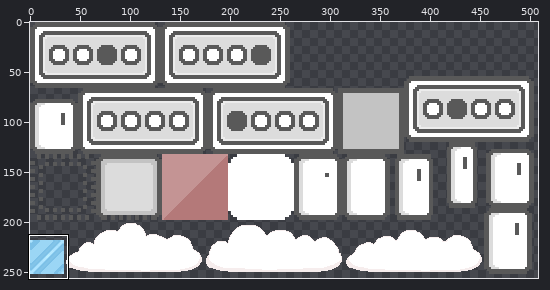
Two versions of one sprite sheet, android/assets/game.png. The first picture is a wide view before the edit; the outline marks the close-up.
Close-up. Before:
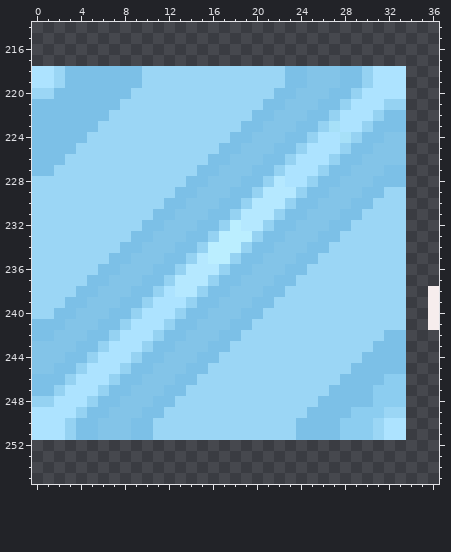
The file is 512x256 pixels. Colours within 5 levels of each other are drawn and written as one. Shown: x 0..36, y 214..255. The wide view leaves out empty margins.
New version:
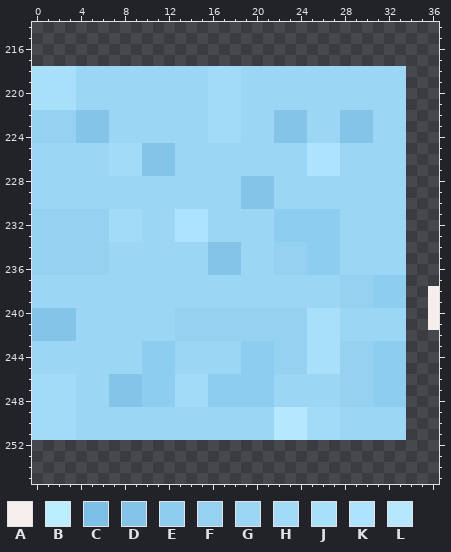
Palette (. is transparent): A #f6eded  B #bbeeff  C #7cc0e7  D #83c4e8  E #8ccdf0  F #95d2f2  G #9bd6f5  H #a1dbf7  J #a7e0f8  K #ade3ff  L #b5e8ff
Difference:
@@ x 0..36 @@
 217 .....................................
-218 KKGCCCCCCCGGGGGGGGGGGGGCCDDDCCFKKK...
-219 KKGCCCCCCCGGGGGGGGGGGGGCCDDDCCFKKK...
-220 GGCCCCCCCGGGGGGGGGGGGGCCDDDCCFKKKK...
-221 CCCCCCCCGGGGGGGGGGGGGCCDDDCCFKKKFF...
-222 CCCCCCCGGGGGGGGGGGGGCCDDDCCFKKKFCC...
-223 CCCCCCGGGGGGGGGGGGGCCDDDCCFJKKFCCC...
-224 CCCCCGGGGGGGGGGGGGCCDDDCCFKKJFCCDD...
-225 CCCCGGGGGGGGGGGGGCCDDDCCFKKKFCCDDD...
-226 CCCGGGGGGGGGGGGGCCDDDCCFKKKFCCDDDD...
-227 CCGGGGGGGGGGGGGCCDDDCCFKKKFCCDDDCC...
-228 GGGGGGGGGGGGGGCCDDDCCFLKKFCCDDDCCC...
-229 GGGGGGGGGGGGGCCDDDCCFLLLFCCDDDCCGG...
-230 GGGGGGGGGGGGCCDDDCCFLLLFCCDDDCCGGG...
-231 GGGGGGGGGGGCCDDDCCFLLLFCCDDDCCGGGG...
-232 GGGGGGGGGGCCDDDCCFBLLFCCDDDCCGGGGG...
-233 GGGGGGGGGCCDDDCCFBBBFCCDDDCCGGGGGG...
-234 GGGGGGGGCCDDDCCFBBBFCCDDDCCGGGGGGG...
-235 GGGGGGGCCDDDCCFLBBFCCDDDCCGGGGGGGG...
-236 GGGGGGCCDDDCCFLLLFCCDDDCCGGGGGGGGG...
-237 GGGGGCCDDDCCFLLLFCCDDDCCGGGGGGGGGG...
-238 GGGGCCDDDCCFKLLFCCDDDCCGGGGGGGGGGG..A
-239 GGGCCDDDCCFKKKFCCDDDCCGGGGGGGGGGGG..A
-240 GGCCDDDCCFKKKFCCDDDCCGGGGGGGGGGGGG..A
-241 CCCDDDCCFKKKFCCDDDCCGGGGGGGGGGGGGG..A
-242 CCDDDCCFKKKFCCDDDCCGGGGGGGGGGGGGCC...
-243 DDDDCCFKKKFCCDDDCCGGGGGGGGGGGGGCCC...
-244 DDDCCFKKKFCCDDDCCGGGGGGGGGGGGGCCCC...
-245 DDCCFKKKFCCDDDCCGGGGGGGGGGGGGCCCCC...
-246 CCCFKKKFCCDDDCCGGGGGGGGGGGGGCCCCEE...
-247 CCFKKKFCCDDDCCGGGGGGGGGGGGGCCCCEEE...
-248 FFKKKFCCDDDCCGGGGGGGGGGGGGCCCCCEEE...
-249 KKKKFCCDDDCCGGGGGGGGGGGGGCCCCEEEGG...
-250 KKKFCCDDDCCGGGGGGGGGGGGGCCCCEEEGKK...
-251 KKKFCCDDDCCGGGGGGGGGGGGGCCCCEEEGKK...
+218 JJJJGGGGGGGGGGGGHHHGGGGGGGGGGGGGGG...
+219 JJJJGGGGGGGGGGGGHHHGGGGGGGGGGGGGGG...
+220 JJJJGGGGGGGGGGGGHHHGGGGGGGGGGGGGGG...
+221 JJJJGGGGGGGGGGGGHHHGGGGGGGGGGGGGGG...
+222 FFFFDDDGGGGGGGGGHHHGGGDDDGGGDDDGGG...
+223 FFFFDDDGGGGGGGGGHHHGGGDDDGGGDDDGGG...
+224 FFFFDDDGGGGGGGGGHHHGGGDDDGGGDDDGGG...
+225 GGGGGGGHHHDDDGGGGGGGGGGGGKKKGGGGGG...
+226 GGGGGGGHHHDDDGGGGGGGGGGGGKKKGGGGGG...
+227 GGGGGGGHHHDDDGGGGGGGGGGGGKKKGGGGGG...
+228 GGGGGGGGGGGGGGGGGGGDDDGGGGGGGGGGGG...
+229 GGGGGGGGGGGGGGGGGGGDDDGGGGGGGGGGGG...
+230 GGGGGGGGGGGGGGGGGGGDDDGGGGGGGGGGGG...
+231 FFFFFFFHHHGGGKKKGGGGGGEEEEEEGGGGGG...
+232 FFFFFFFHHHGGGKKKGGGGGGEEEEEEGGGGGG...
+233 FFFFFFFHHHGGGKKKGGGGGGEEEEEEGGGGGG...
+234 FFFFFFFGGGGGGGGGDDDGGGFFFEEEGGGGGG...
+235 FFFFFFFGGGGGGGGGDDDGGGFFFEEEGGGGGG...
+236 FFFFFFFGGGGGGGGGDDDGGGFFFEEEGGGGGG...
+237 GGGGGGGGGGGGGGGGGGGGGGGGGGGGFFFEEE...
+238 GGGGGGGGGGGGGGGGGGGGGGGGGGGGFFFEEE..A
+239 GGGGGGGGGGGGGGGGGGGGGGGGGGGGFFFEEE..A
+240 DDDDGGGGGGGGGFFFFFFFFFFFFJJJGGGGGG..A
+241 DDDDGGGGGGGGGFFFFFFFFFFFFJJJGGGGGG..A
+242 DDDDGGGGGGGGGFFFFFFFFFFFFJJJGGGGGG...
+243 GGGGGGGGGGEEEGGGGGGEEEFFFJJJFFFEEE...
+244 GGGGGGGGGGEEEGGGGGGEEEFFFJJJFFFEEE...
+245 GGGGGGGGGGEEEGGGGGGEEEFFFJJJFFFEEE...
+246 HHHHGGGDDDEEEHHHEEEEEEGGGGGGFFFEEE...
+247 HHHHGGGDDDEEEHHHEEEEEEGGGGGGFFFEEE...
+248 HHHHGGGDDDEEEHHHEEEEEEGGGGGGFFFEEE...
+249 HHHHGGGGGGGGGGGGGGGGGGLLLHHHGGGGGG...
+250 HHHHGGGGGGGGGGGGGGGGGGLLLHHHGGGGGG...
+251 HHHHGGGGGGGGGGGGGGGGGGLLLHHHGGGGGG...
 252 .....................................
Pixel boxes of the changes (left, top, right, bottom) in both close-ups:
changed: (32, 66, 406, 440)
